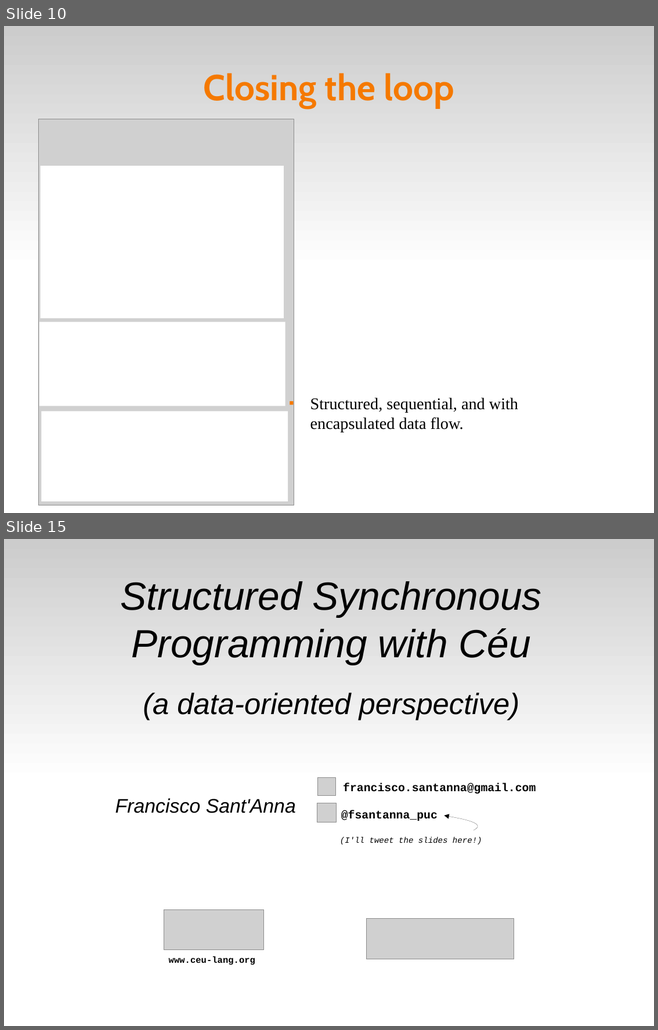
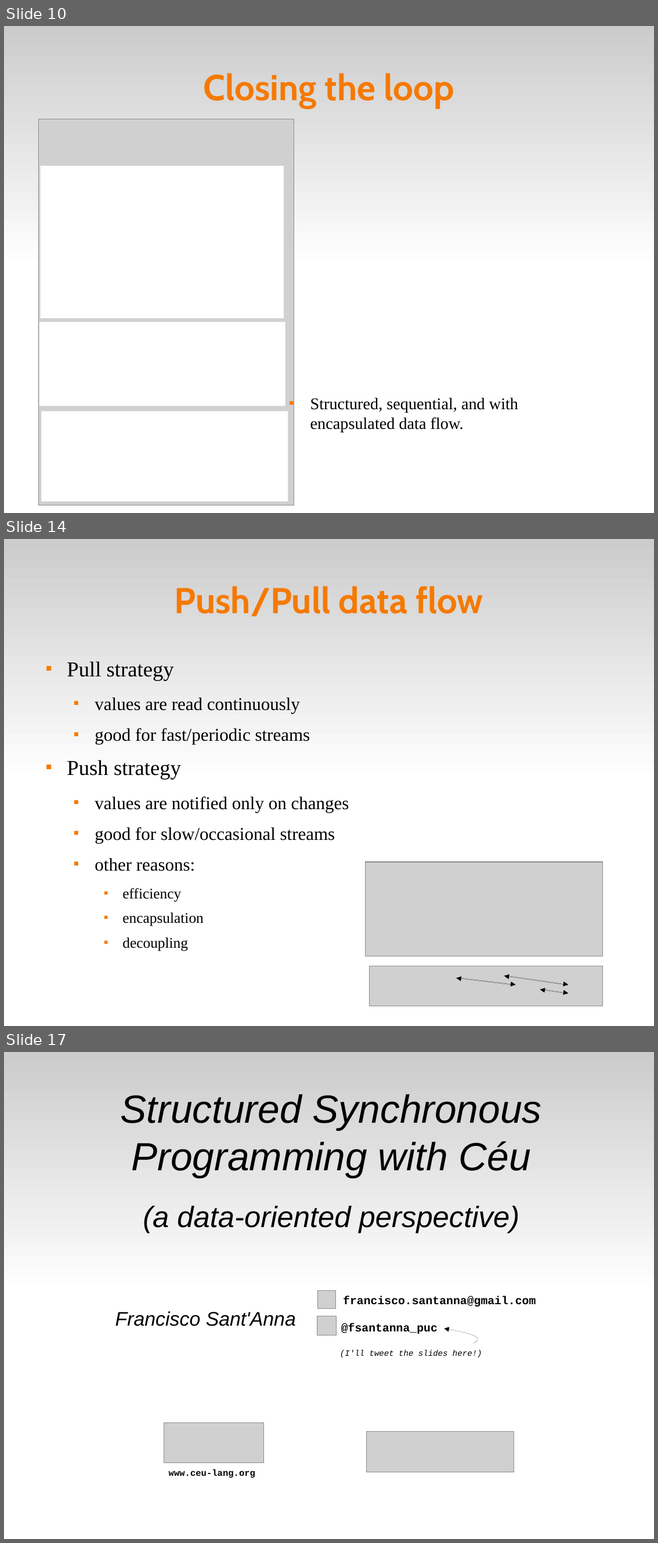
Before and after one commit to fsantanna-no/ceu-docs, a slide deck: ceu_curryon.odp. Shown one above the other, each under a label of ours: slides 10 and 15 before the commit, slides 10, 14 and 17 after it; the slides between them are not shown. The pictures are 658x1030 and 658x1543 pixels, drawn with LibreOffice and Linux fonts; fonts in the diff are those of the drawing; grey boxes stand for pictures. Boxes give left, top, right and bottom in pixels: in the first picture for what was removed or moved away, otherwise in the second. Text is boxed around its words. In the diff, an @@ line names an element or a change of style, - is before the commit and + after.

```diff
--- a/ceu_curryon.odp
+++ b/ceu_curryon.odp
@@ slide 14 added at bbox=[4, 539, 654, 1026], background #FFFFFF; not listed: 1 template element that a slide beside it also shows @@
@@ title added at bbox=[175, 586, 483, 617], 44 pt, text #F57900, bold @@
+Push/Pull data flow
@@ text added at bbox=[67, 661, 349, 951], 22 pt, text #000000 @@
+■ Pull strategy
+  ■ values are read continuously
+  ■ good for fast/periodic streams
+■ Push strategy
+  ■ values are notified only on changes
+  ■ good for slow/occasional streams
+  ■ other reasons:
+    ■ efficiency
+    ■ encapsulation
+    ■ decoupling
@@ picture added at bbox=[365, 862, 603, 957] @@
@@ picture added at bbox=[369, 966, 603, 1006] @@
@@ arrow added from (516, 986) to (456, 978), #000000 0 pt @@
@@ arrow added from (456, 977) to (516, 984), #000000 0 pt @@
@@ arrow added from (568, 986) to (504, 976), #000000 0 pt @@
@@ arrow added from (504, 976) to (568, 984), #000000 0 pt @@
@@ arrow added from (568, 994) to (540, 990), #000000 0 pt @@
@@ arrow added from (540, 989) to (568, 994), #000000 0 pt @@
@@ what was slide 15 is now slide 17 @@
```
Also in this commit, not shown: 4 slides changed, 2 other slides added, 1 slide removed.
